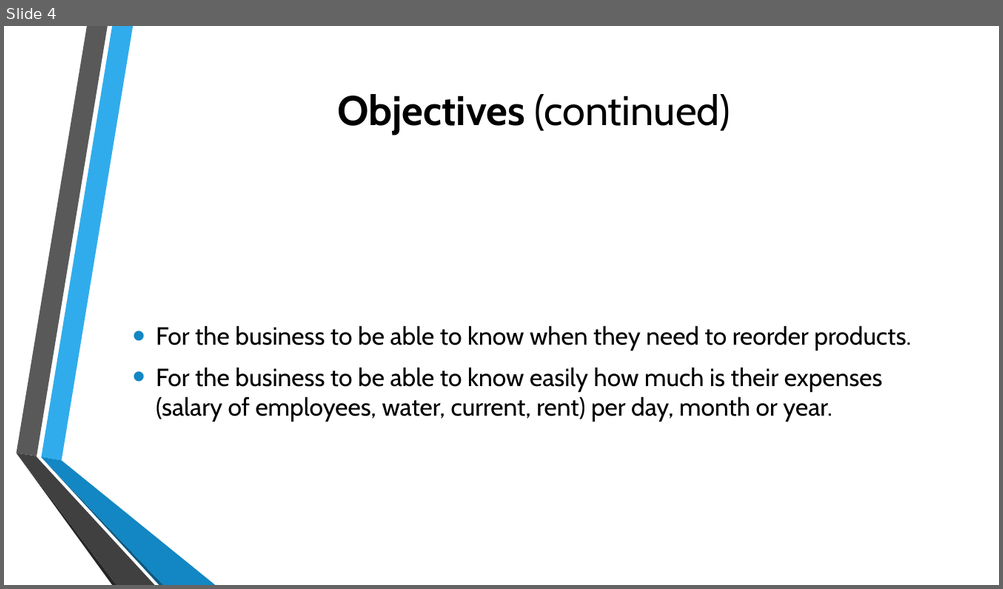
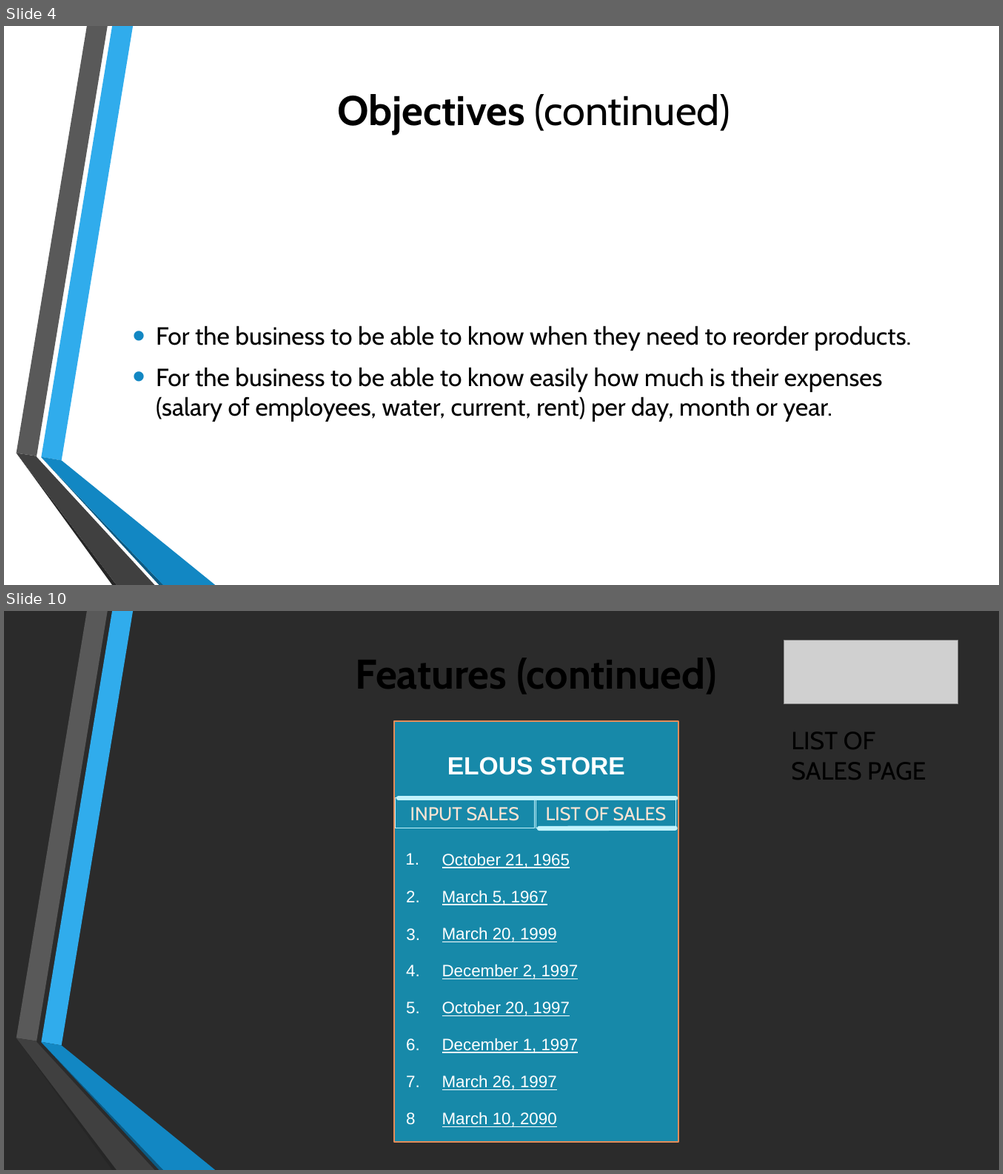
Before and after one commit to jgtadeo/Project--MOBAPPL, a slide deck: Mobile Application.pptx. Shown one above the other, each under a label of ours: slide 4 before the commit, slides 4 and 10 after it; the slides between them are not shown. The pictures are 1003x589 and 1003x1174 pixels, drawn with LibreOffice and Linux fonts; fonts in the diff are those of the drawing; grey boxes stand for pictures; background and template pictures are left out; a plain dark background stands for a picture behind light text. Boxes give left, top, right and bottom in pixels: in the first picture for what was removed or moved away, otherwise in the second. Text is boxed around its words. In the diff, an @@ line names an element or a change of style, - is before the commit and + after.

```diff
--- a/Mobile Application.pptx
+++ b/Mobile Application.pptx
@@ slide 10 added at [4,611,999,1170], background picture (left out); not listed: 6 template elements that a slide beside it also shows @@
@@ picture added at [784,641,958,704] @@
@@ title added at [356,658,717,694], 40 pt, text #000000, bold @@
+Features (continued)
@@ rectangle added at [393,721,678,1143], fill #1789A9, outline #E38C59 1.25 pt @@
@@ text added at [791,732,925,780], 24 pt, text #000000 @@
+LIST OF SALES PAGE
@@ text added at [447,757,625,775], 24 pt, text #FFFFFF, bold @@
+ELOUS STORE
@@ rectangle added at [395,798,535,828], outline #C2F3FD 0.75 pt, 18 pt, text #FDE4D3 @@
+INPUT SALES
@@ line added from (398, 798) to (675, 798), #C2F3FD 4.5 pt @@
@@ rectangle added at [535,798,675,828], outline #C2F3FD 0.75 pt, 18 pt, text #FDE4D3 @@
+LIST OF SALES
@@ line added from (539, 829) to (674, 828), #C2F3FD 4.5 pt @@
@@ text added at [405,853,419,865], 16 pt, text #FFFFFF @@
+1.
@@ text added at [442,853,569,869], 16 pt, text #FFFFFF, underline @@
+October 21, 1965
@@ text added at [406,891,420,903], 16 pt, text #FFFFFF @@
+2.
@@ text added at [442,890,548,906], 16 pt, text #FFFFFF, underline @@
+March 5, 1967
@@ text added at [406,928,420,941], 16 pt, text #FFFFFF @@
+3.
@@ text added at [442,927,557,943], 16 pt, text #FFFFFF, underline @@
+March 20, 1999
@@ text added at [406,965,420,977], 16 pt, text #FFFFFF @@
+4.
@@ text added at [442,964,578,980], 16 pt, text #FFFFFF, underline @@
+December 2, 1997
@@ text added at [406,1002,420,1014], 16 pt, text #FFFFFF @@
+5.
@@ text added at [442,1001,569,1017], 16 pt, text #FFFFFF, underline @@
+October 20, 1997
@@ text added at [406,1039,420,1051], 16 pt, text #FFFFFF @@
+6.
@@ text added at [442,1038,578,1054], 16 pt, text #FFFFFF, underline @@
+December 1, 1997
@@ text added at [406,1076,420,1088], 16 pt, text #FFFFFF @@
+7.
@@ text added at [442,1075,557,1091], 16 pt, text #FFFFFF, underline @@
+March 26, 1997
@@ text added at [406,1113,415,1125], 16 pt, text #FFFFFF @@
+8
@@ text added at [442,1112,557,1128], 16 pt, text #FFFFFF, underline @@
+March 10, 2090
```
Also in this commit, not shown: 3 slides changed, 2 other slides added.
